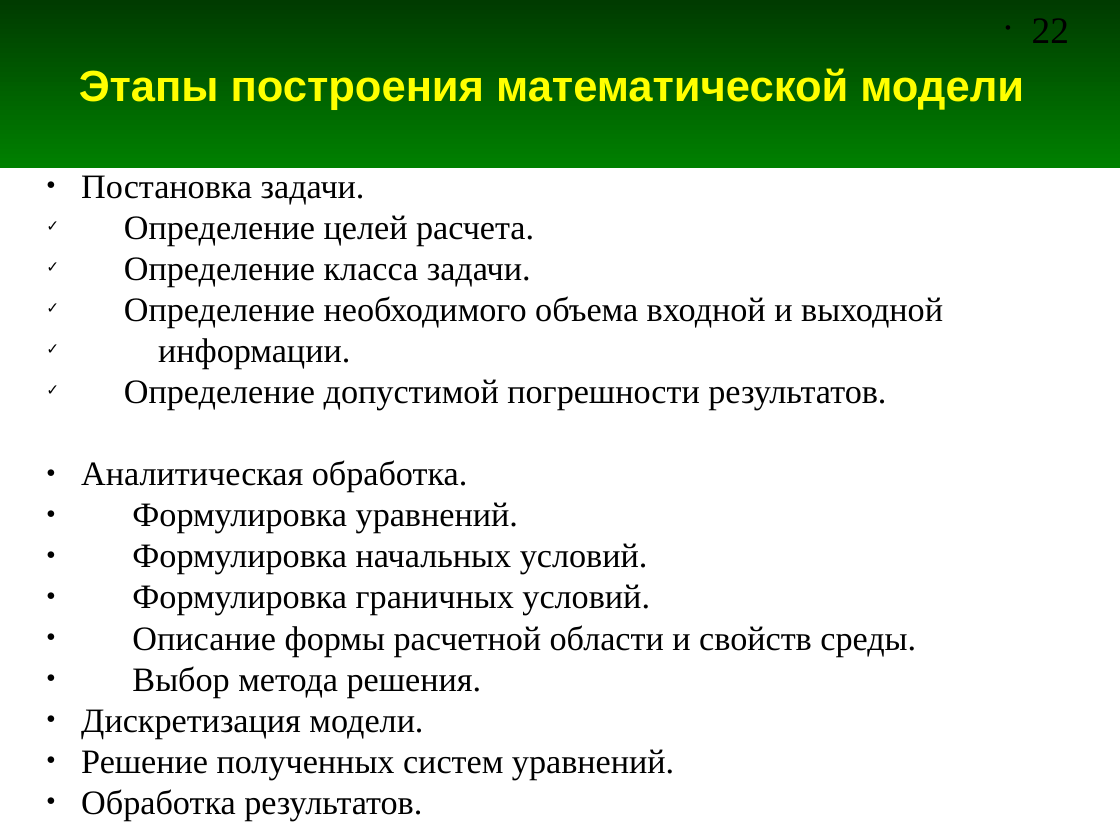
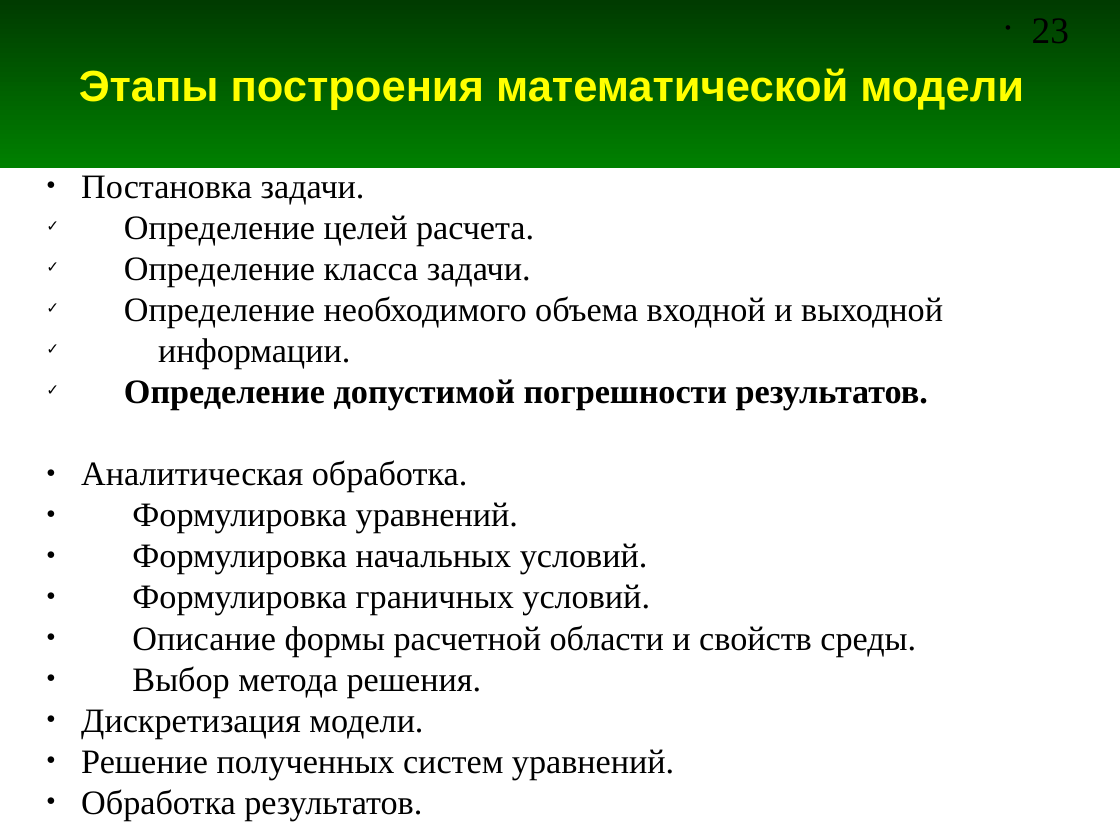
Before and after one commit to andris0147sv/modelling, a slide deck: slide 23 of presentations/1. Problem Statement.odp (slide 22 before the commit). Drawn at 1120x840 pixels with LibreOffice and Linux fonts; fonts in the diff are those of the drawing. Boxes give left, top, right and bottom in pixels: in the first picture for what was removed or moved away, otherwise in the second. Text is boxed around its words. In the diff, an @@ line names an element or a change of style, - is before the commit and + after.

```diff
--- a/presentations/1. Problem Statement.odp
+++ b/presentations/1. Problem Statement.odp
@@ page number at (1032, 18, 1069, 43): text changed @@
-• 22
+• 23
@@ text at (124, 379, 928, 410): bold on in "Определение допустимой погрешности результатов." @@
```
Also in this commit, not shown: 10 other slides changed, 8 slides added, 1 other file.
